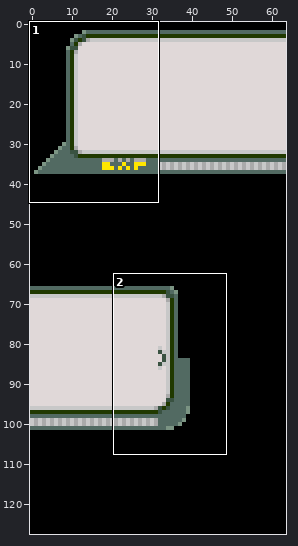
A sprite sheet gets an edit: graphics/battle_interface/healthbox_singles_player.png. Above, an overview of the earlier version with the close-up marked.
Close-up. Old version:
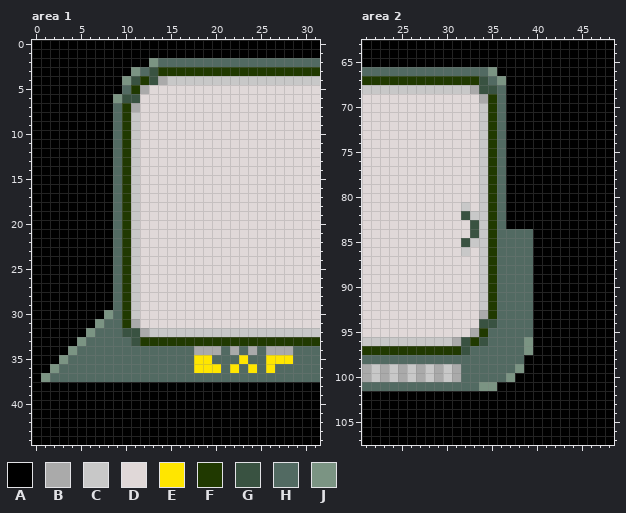
The file is 64x128 pixels. Shown: area 1: x 0..31, y 0..44; area 2: x 21..48, y 63..107.
Palette (. is transparent): A #000000  B #aaaaaa  C #c8c8c8  D #e0d8d8  E #ffe600  F #203900  G #395241  H #526a62  J #7b9483
Now the later version:
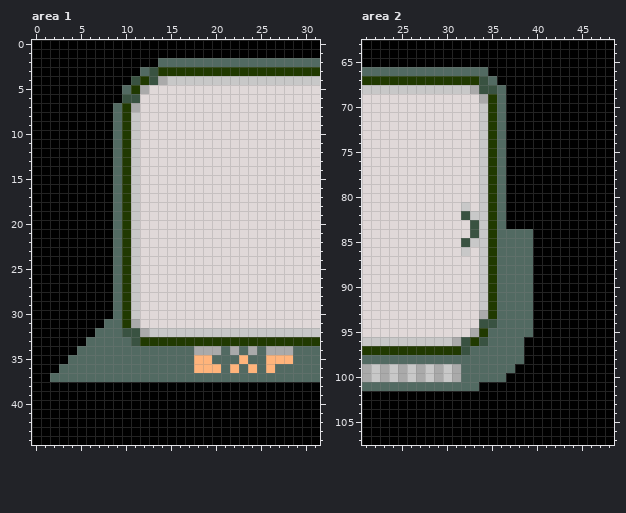
The edit:
@@ palette @@
-E #ffe600
+E #ffb47b
--- area 1
@@ x 7..15 @@
  1 AAAAAAAAA
- 2 AAAAAAJHH
- 3 AAAAJHGFF
- 4 AAAJGFGBC
+ 2 AAAAAAAHH
+ 3 AAAAAHGFF
+ 4 AAAAGFGBC
  5 AAAHFBDDD
- 6 AAJGGDDDD
+ 6 AAAGGDDDD
  7 AAHFBDDDD
@@ x 0..10 @@
 29 AAAAAAAAAHF
-30 AAAAAAAAJHF
-31 AAAAAAAJHHF
-32 AAAAAAJHHHG
-33 AAAAAJHHHHH
-34 AAAAJHHHHHH
-35 AAAJHHHHHHH
-36 AAJHHHHHHHH
-37 AJHHHHHHHHH
+30 AAAAAAAAAHF
+31 AAAAAAAAHHF
+32 AAAAAAAHHHG
+33 AAAAAAHHHHH
+34 AAAAAHHHHHH
+35 AAAAHHHHHHH
+36 AAAHHHHHHHH
+37 AAHHHHHHHHH
 38 AAAAAAAAAAA
--- area 2
@@ x 33..38 @@
  65 AAAAAA
- 66 HHJAAA
- 67 FGHJAA
+ 66 HHAAAA
+ 67 FGHAAA
  68 BGGHAA
@@ x 32..41 @@
  95 DBFHHHHHAA
- 96 GFGHHHHJAA
- 97 GHHHHHHJAA
+ 96 GFGHHHHAAA
+ 97 GHHHHHHAAA
  98 HHHHHHHAAA
- 99 HHHHHHJAAA
-100 HHHHHJAAAA
-101 HHJJAAAAAA
+ 99 HHHHHHAAAA
+100 HHHHHAAAAA
+101 HHAAAAAAAA
 102 AAAAAAAAAA
